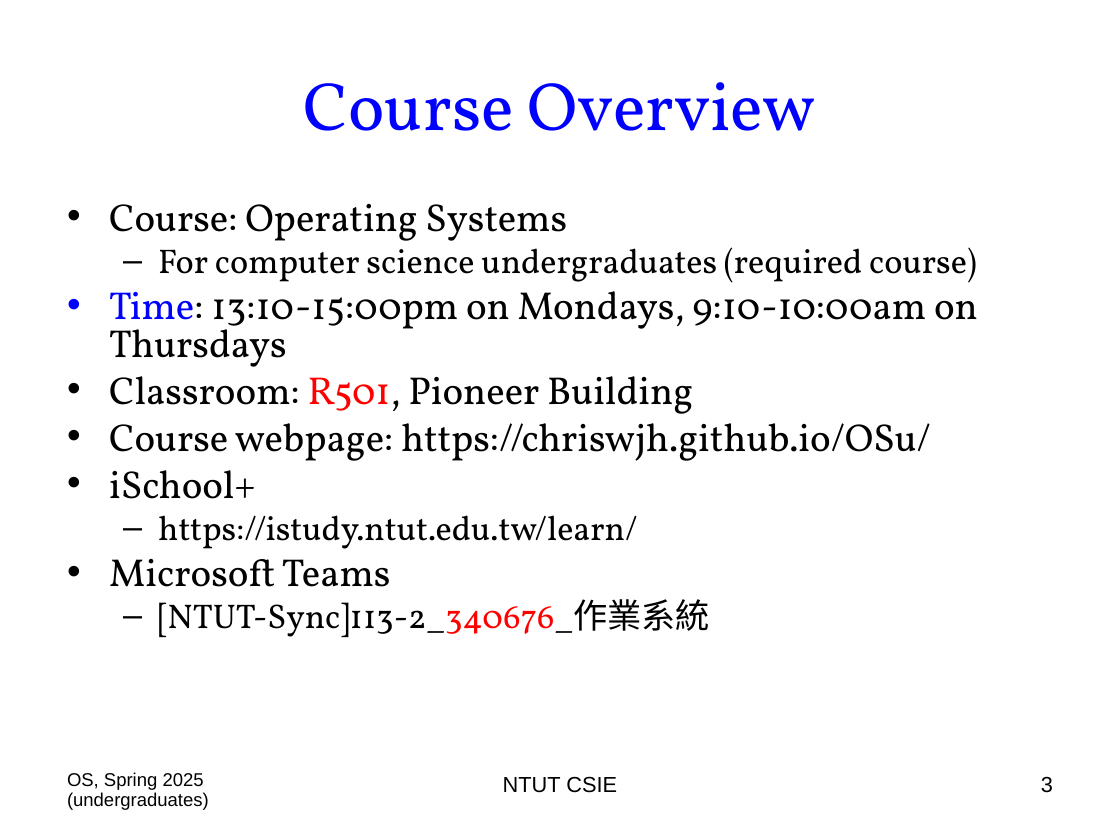
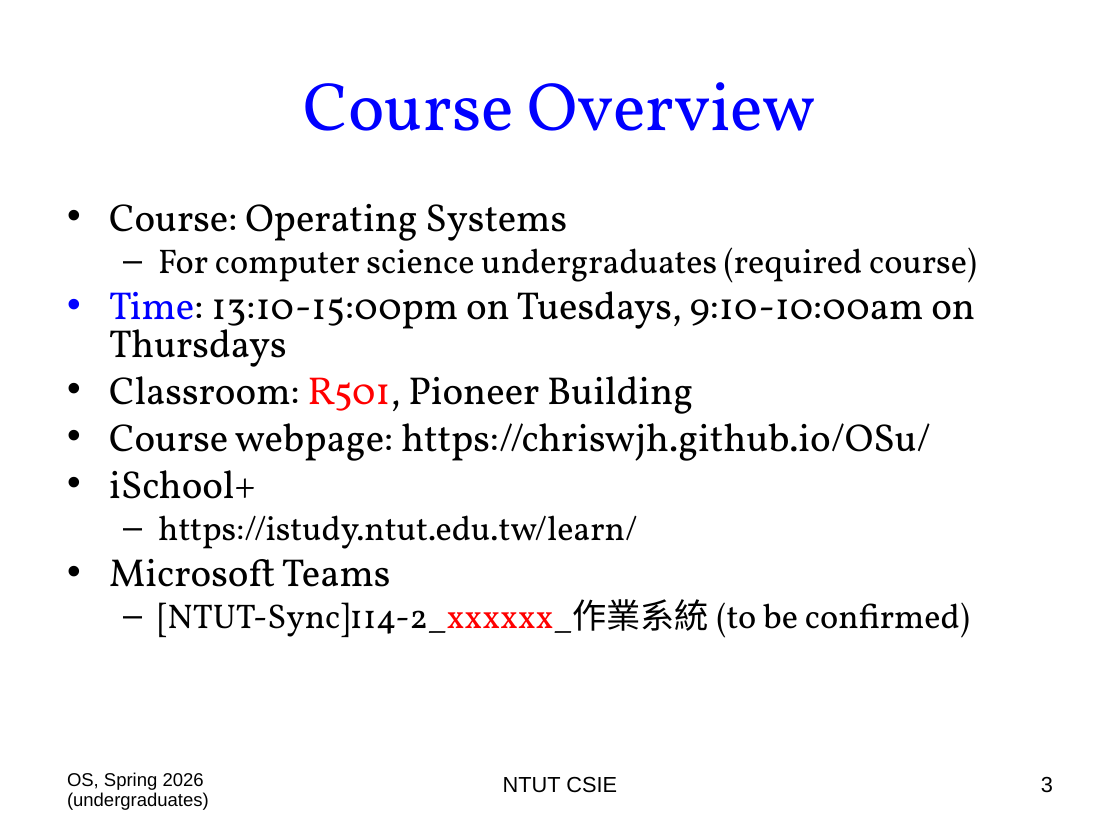
Before and after one commit to chriswjh/chriswjh.github.io, a slide deck: slide 3 of OSu/00-Overview.ppt. Drawn at 1120x840 pixels with LibreOffice and Linux fonts; fonts in the diff are those of the drawing. Boxes give left, top, right and bottom in pixels: in the first picture for what was removed or moved away, otherwise in the second. Text is boxed around its words. In the diff, an @@ line names an element or a change of style, - is before the commit and + after.

```diff
--- a/OSu/00-Overview.ppt
+++ b/OSu/00-Overview.ppt
@@ text at (x1=109, y1=282, x2=975, y2=367): text changed @@
-• Time: 13:10-15:00pm on Mondays, 9:10-10:00am on Thursdays
+• Time: 13:10-15:00pm on Tuesdays, 9:10-10:00am on Thursdays
@@ text at (x1=158, y1=599, x2=970, y2=638): text changed @@
-  – [NTUT-Sync]113-2_340676_作業系統
+  – [NTUT-Sync]114-2_xxxxxx_作業系統 (to be confirmed)
@@ text at (x1=67, y1=772, x2=209, y2=810): text changed @@
-OS, Spring 2025 (undergraduates)
+OS, Spring 2026 (undergraduates)
```
Also in this commit, not shown: 23 other slides changed.
